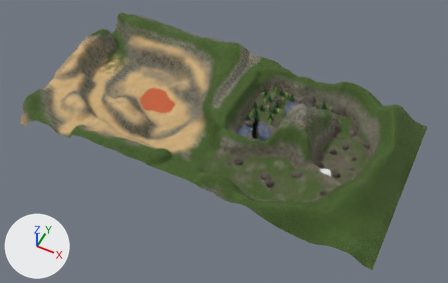
Before and after pictures for a commit that changed the Blender file assets/source/region0_terrain.blend.
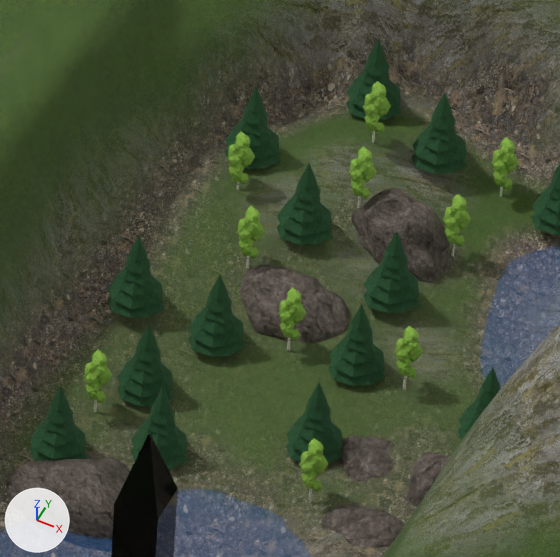
The first picture shows the older version from a camera (50 mm lens) standing at (172.0, -633.0, 640.0) and looking at (-84.0, -122.0, 1.0). The close-ups show the older and then the newer version on the part from 54% to 65% of the width and 28% to 45% of the height of that picture. Only the edits that show in the close-ups are written down. Every picture has the same lights, and +X, +Y and +Z are marked at lower left.

Script lines for the objects in view, before the commit:
```python
me_mesh_1_002 = bpy.data.meshes.new('Mesh_1.002')
me_mesh_1_002.from_pydata(...)  # 366 vertices, 122 faces; spans x -3.25..3.98, y -13.26..0.0, z -3.36..3.63
# faces by material slot: [108, 14]
me_mesh_1_002.materials.append(mat_leaves_pine)  # picture img_leaves_albedo_001
me_mesh_1_002.materials.append(mat_bark_pine)  # picture img_bark_albedo_001
me_rock6 = bpy.data.meshes.new('rock6')
me_rock6.from_pydata(...)  # 2242 vertices, 3530 faces; spans x -9.7..7.6, y -5.7..5.6, z -5.8..7.5
me_rock6.materials.append(mat_rock_generic_6)
me_terrainmaster = bpy.data.meshes.new('TerrainMaster')
me_terrainmaster.from_pydata(...)  # 16641 vertices, 16384 faces; spans x -96.0..160.0, y -224.0..32.0, z -2.0..68.0
me_terrainmaster.polygons.foreach_set('use_smooth', [True] * 16384)
me_terrainmaster.materials.append(mat_terrain)
ob_pine_tree_tall_005 = bpy.data.objects.new('pine_tree_tall.005', me_mesh_1_002)
ob_pine_tree_tall_005.location = (-32.1, -4.1, 0.5)
ob_pine_tree_tall_005.rotation_euler = (-1.571, 0.0, 0.0)  # degrees (-90, 0, 0)
ob_rock6 = bpy.data.objects.new('rock6', me_rock6)
ob_rock6.location = (-66.6, -75.8, 0.7)
ob_rock6.rotation_euler = (-1.571, 0.0, 0.0)  # degrees (-90, 0, 0)
ob_terrainmaster = bpy.data.objects.new('TerrainMaster', me_terrainmaster)
ob_terrainmaster.location = (0.0, 0.0, 0.0)
# also in view: 'pine_tree_tall.011' at (-62.0, -44.0, 8.0); 'birch_tree_tall.012' at (-41.0, -64.0, 7.0); 'rock7' at (-49.0, -19.0, 4.0); 'birch_tree_tall.009' at (-54.0, -41.0, 7.0); 'birch_tree_tall.011' at (-71.0, -62.0, 7.0)
```
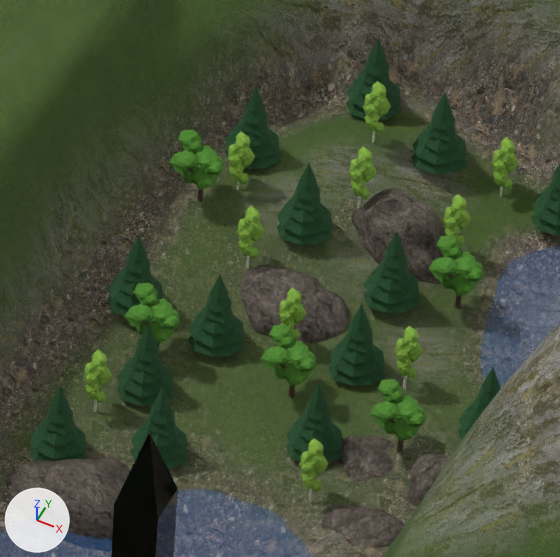
Where the change shows, as pixel boxes (x1, y1, x2, y2) in the close-ups (560 x 557 px):
'maple_tree.001', added (green)
    after: (369, 379, 427, 453)
    faces in mat_leaves2_001 (picture img_leaves_albedo_002): (369, 379, 427, 441)
'maple_tree.004', added (green)
    after: (261, 325, 317, 397)
    faces in mat_leaves2_001 (picture img_leaves_albedo_002): (261, 325, 317, 386)
'maple_tree.002', added (green)
    after: (429, 235, 485, 309)
    faces in mat_leaves2_001 (picture img_leaves_albedo_002): (429, 235, 485, 296)
'maple_tree', added (green)
    after: (169, 130, 224, 202)
    faces in mat_leaves2_001 (picture img_leaves_albedo_002): (169, 130, 224, 190)
'maple_tree.003', added (green)
    after: (124, 283, 180, 356)
    faces in mat_leaves2_001 (picture img_leaves_albedo_002): (124, 283, 180, 343)

Edits to the bpy script that builds the scene:
```text
Add img_bark_albedo_002:
    img_bark_albedo_002 = load_image('bark_albedo.002', '_unpacked/bark_albedo.002', 32, 64, 'sRGB')
Add img_leaves_albedo_002:
    img_leaves_albedo_002 = load_image('leaves_albedo.002', '_unpacked/leaves_albedo.002', 32, 32, 'sRGB')
Add mat_bark2_001:
    mat_bark2_001 = principled_material('bark2.001')
    mat_bark2_001.texture = img_bark_albedo_002
    mat_bark2_001.roughness = 0.9
Add mat_leaves2_001:
    mat_leaves2_001 = principled_material('leaves2.001')
    mat_leaves2_001.texture = img_leaves_albedo_002
    mat_leaves2_001.roughness = 0.9
Add me_mesh_1_033:
    me_mesh_1_033.from_pydata(...)  # 6528 vertices, 2176 faces; spans x -4.01..3.48, y -9.99..0.1, z -3.53..3.09
    # faces by material slot: [1840, 336]
    me_mesh_1_033.materials.append(mat_leaves2_001)  # picture img_leaves_albedo_002
    me_mesh_1_033.materials.append(mat_bark2_001)  # picture img_bark_albedo_002
Add ob_maple_tree_004:
    ob_maple_tree_004 = bpy.data.objects.new('maple_tree.004', me_mesh_1_033)
    ob_maple_tree_004.location = (-50.1, -47.7, 1.2)
    ob_maple_tree_004.rotation_euler = (-1.571, 0.0, 0.0)  # degrees (-90, 0, 0)
Add ob_maple_tree_003:
    ob_maple_tree_003 = bpy.data.objects.new('maple_tree.003', me_mesh_1_033.copy())
    ob_maple_tree_003.location = (-68.1, -49.0, 1.7)
    ob_maple_tree_003.rotation_euler = (-1.571, 0.0, 0.0)  # degrees (-90, 0, 0)
Add ob_maple_tree_002:
    ob_maple_tree_002 = bpy.data.objects.new('maple_tree.002', me_mesh_1_033.copy())
    ob_maple_tree_002.location = (-37.9, -23.1, 0.5)
    ob_maple_tree_002.rotation_euler = (-1.571, 0.0, 0.0)  # degrees (-90, 0, 0)
Add ob_maple_tree_001:
    ob_maple_tree_001 = bpy.data.objects.new('maple_tree.001', me_mesh_1_033.copy())
    ob_maple_tree_001.location = (-34.1, -50.7, 1.5)
    ob_maple_tree_001.rotation_euler = (-1.571, 0.0, 0.0)  # degrees (-90, 0, 0)
Add ob_maple_tree:
    ob_maple_tree = bpy.data.objects.new('maple_tree', me_mesh_1_033.copy())
    ob_maple_tree.location = (-72.6, -26.2, 6.8)
    ob_maple_tree.rotation_euler = (-1.571, 0.0, 0.0)  # degrees (-90, 0, 0)
```
